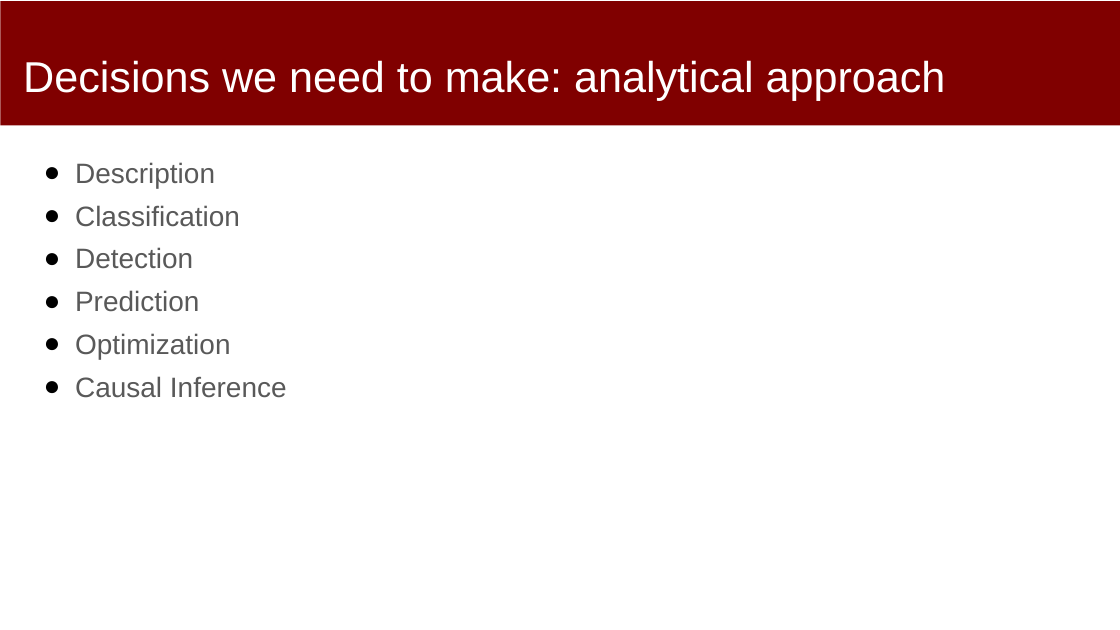
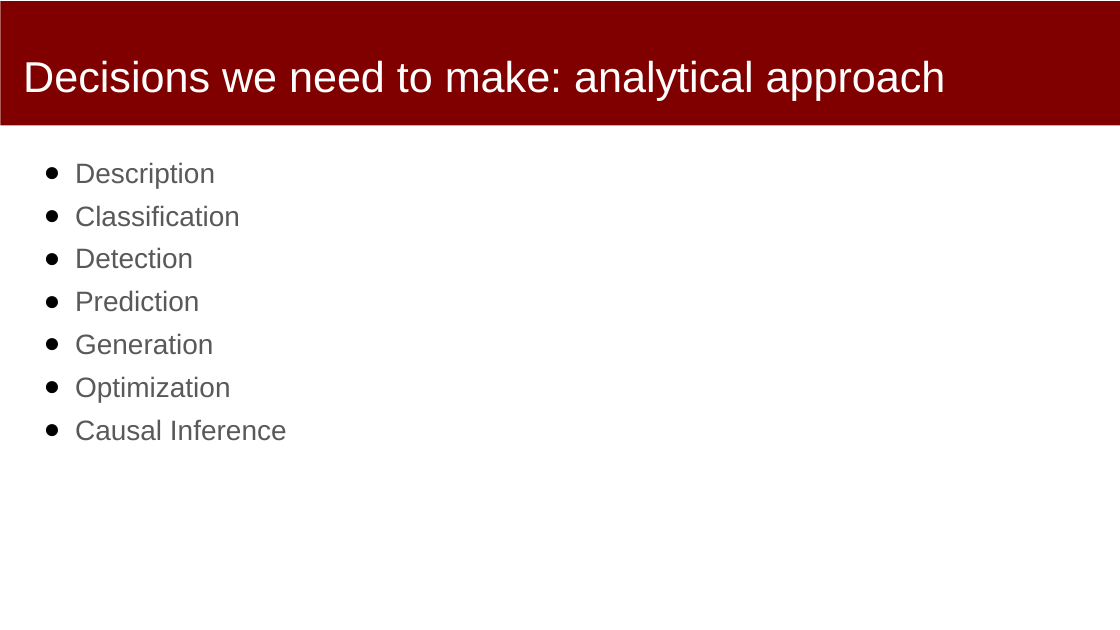
Before and after one commit to dssg/mlforpublicpolicylab, a slide deck: slide 9 of Lectures/07-formulation-and-baselines.pptx (slide 8 before the commit). Drawn at 1120x630 pixels with LibreOffice and Linux fonts; fonts in the diff are those of the drawing. Boxes give left, top, right and bottom in pixels: in the first picture for what was removed or moved away, otherwise in the second. Text is boxed around its words. In the diff, an @@ line names an element or a change of style, - is before the commit and + after.

```diff
--- a/Lectures/07-formulation-and-baselines.pptx
+++ b/Lectures/07-formulation-and-baselines.pptx
@@ text at (75,333,214,355): paragraph added @@
+● Generation
```
Also in this commit, not shown: 3 other slides changed, 2 slides added, 3 slides removed.
